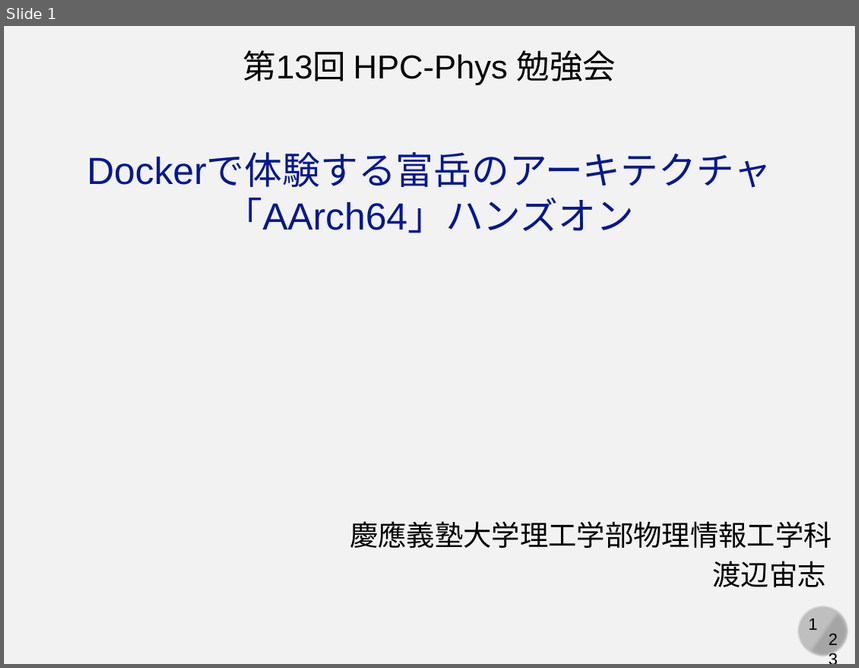
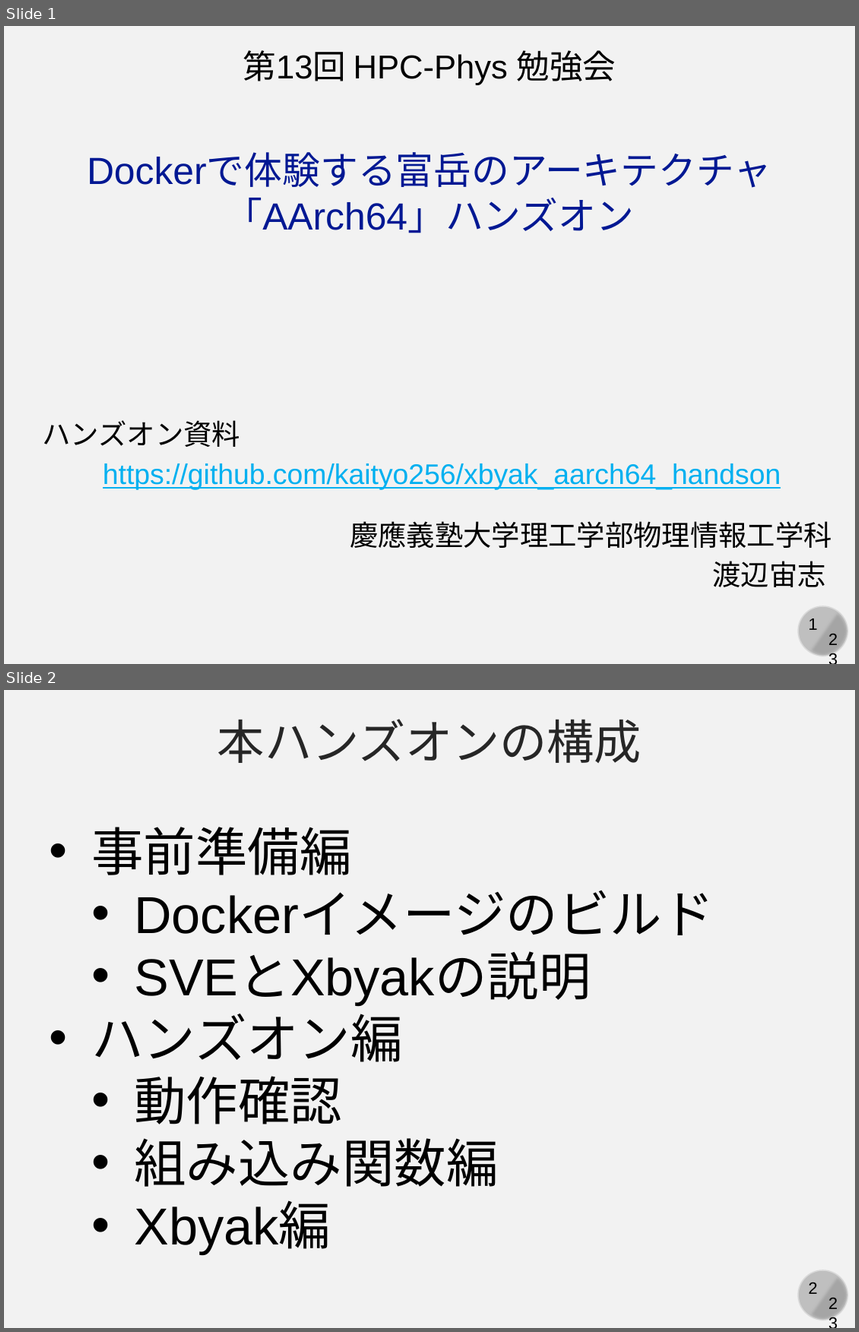
Before and after one commit to kaityo256/xbyak_aarch64_handson, a slide deck: slide/xbyak_aarch64.pptx. Shown one above the other, each under a label of ours: slide 1 before the commit, slides 1 and 2 after it. The pictures are 859x668 and 859x1332 pixels, drawn with LibreOffice and Linux fonts; fonts in the diff are those of the drawing. Boxes give left, top, right and bottom in pixels: in the first picture for what was removed or moved away, otherwise in the second. Text is boxed around its words. In the diff, an @@ line names an element or a change of style, - is before the commit and + after.

```diff
--- a/slide/xbyak_aarch64.pptx
+++ b/slide/xbyak_aarch64.pptx
@@ slide 2 added at [4, 690, 855, 1328], background #F2F2F2; not listed: 4 template elements that a slide beside it also shows @@
@@ text added at [218, 719, 642, 763], 40 pt, text #262626 @@
+本ハンズオンの構成
@@ text added at [91, 827, 714, 1255], 44 pt, text #000000 @@
+• 事前準備編
+  • Dockerイメージのビルド
+  • SVEとXbyakの説明
+• ハンズオン編
+  • 動作確認
+  • 組み込み関数編
+  • Xbyak編
@@ slide 1 changed as well @@
@@ text added at [43, 420, 241, 447], 24 pt, text #000000 @@
+ハンズオン資料
@@ text added at [103, 464, 781, 490], 24 pt, text #00B0F0, underline @@
+https://github.com/kaityo256/xbyak_aarch64_handson
```
Also in this commit, not shown: 2 other slides added, 1 other file.
